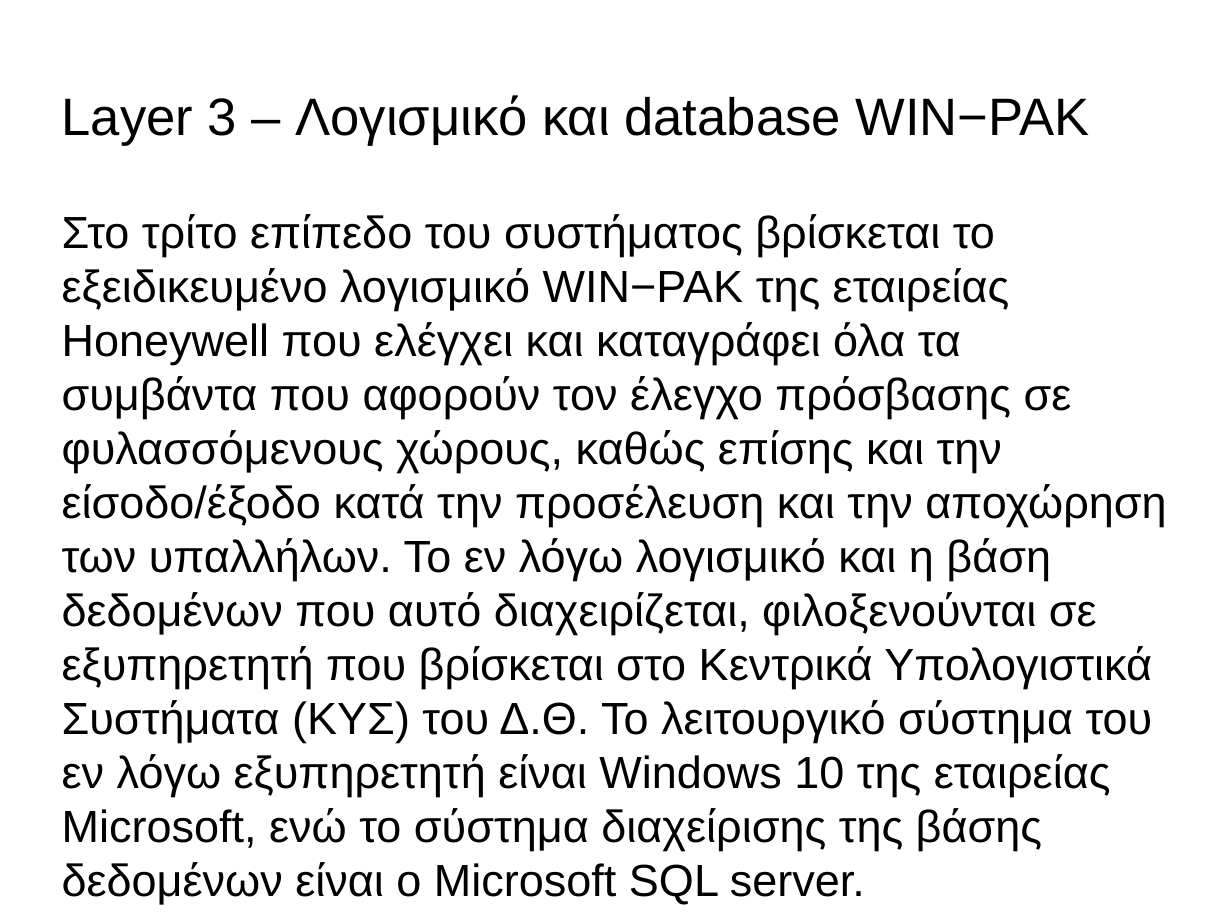
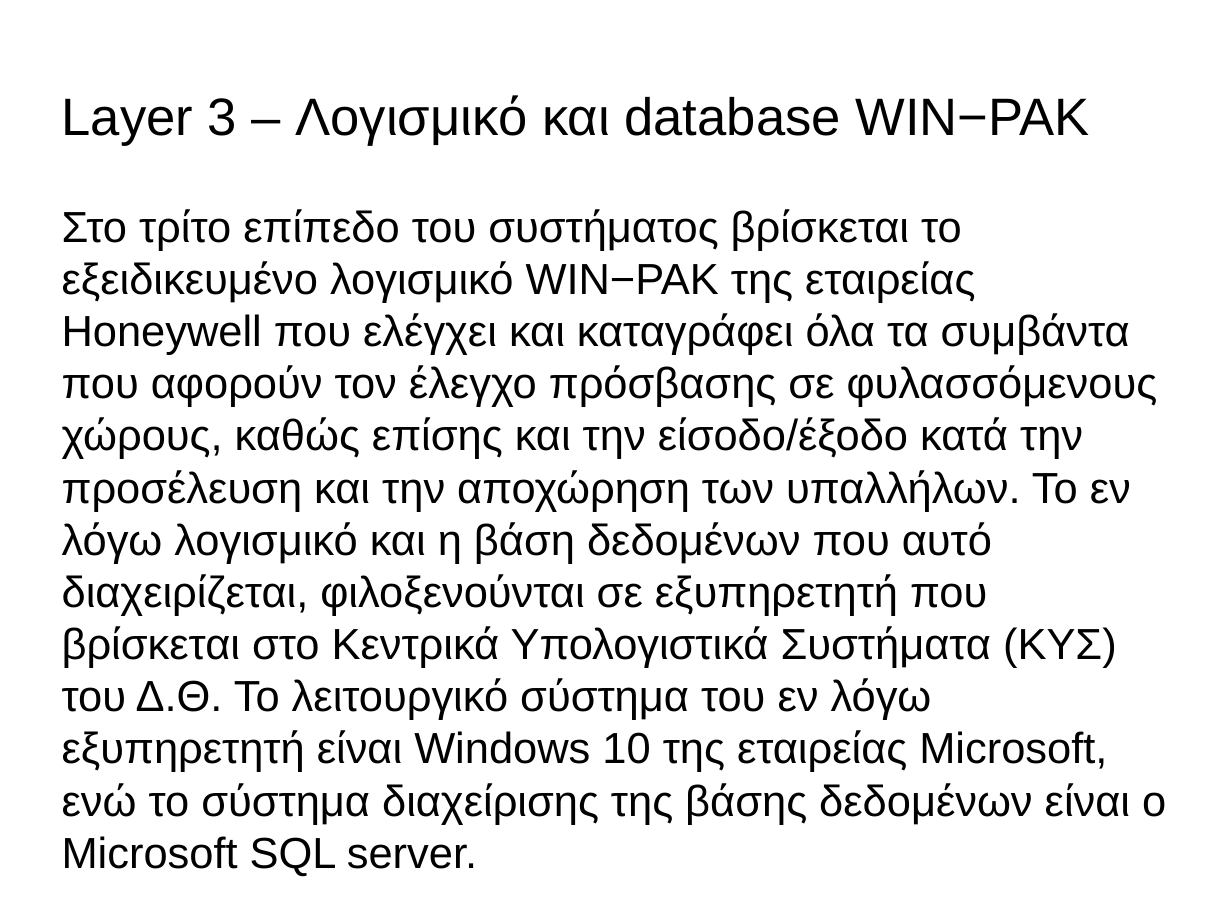
Before and after one commit to panos1962/letrak, a slide deck: slide 11 of misc/isagogi.odp. Drawn at 1232x924 pixels with LibreOffice and Linux fonts; fonts in the diff are those of the drawing; background and template pictures are left out. Boxes give left, top, right and bottom in pixels: in the first picture for what was removed or moved away, otherwise in the second. Text is boxed around its words. In the diff, an @@ line names an element or a change of style, - is before the commit and + after.

```diff
--- a/misc/isagogi.odp
+++ b/misc/isagogi.odp
@@ subtitle "Στο τρίτο επίπεδο του συστήματος ..." at bbox=[62, 209, 1166, 877]: size 29 to 28 pt @@
```
Also in this commit, not shown: 3 other slides changed, 1 slide added.
